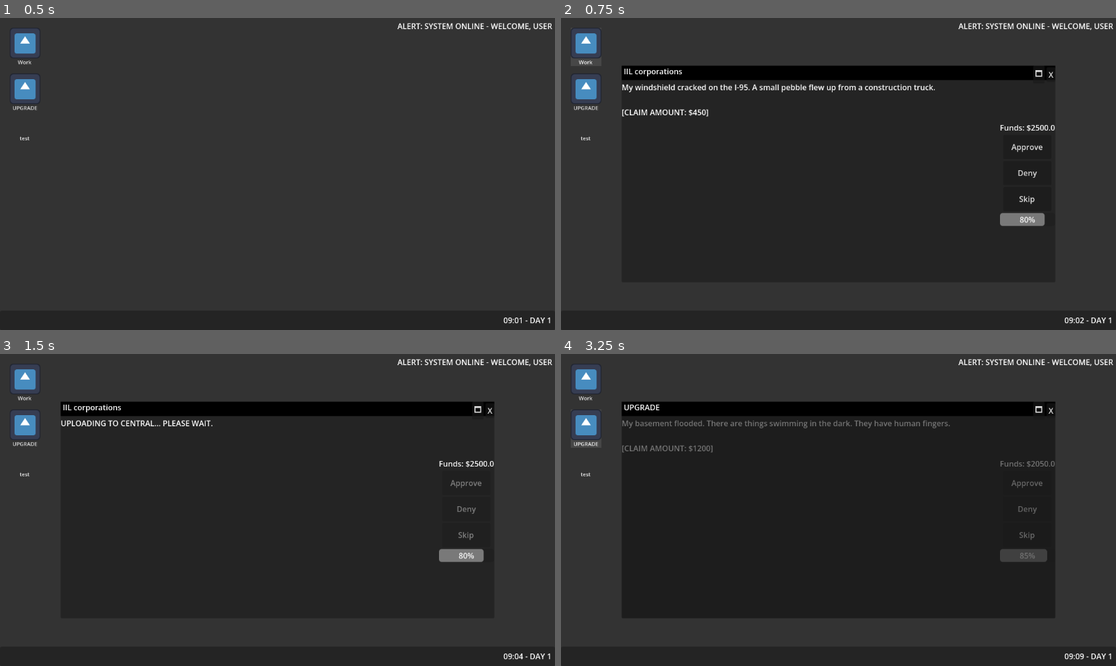
Above: before the commit, frames 1-4 (two rows, left to right).
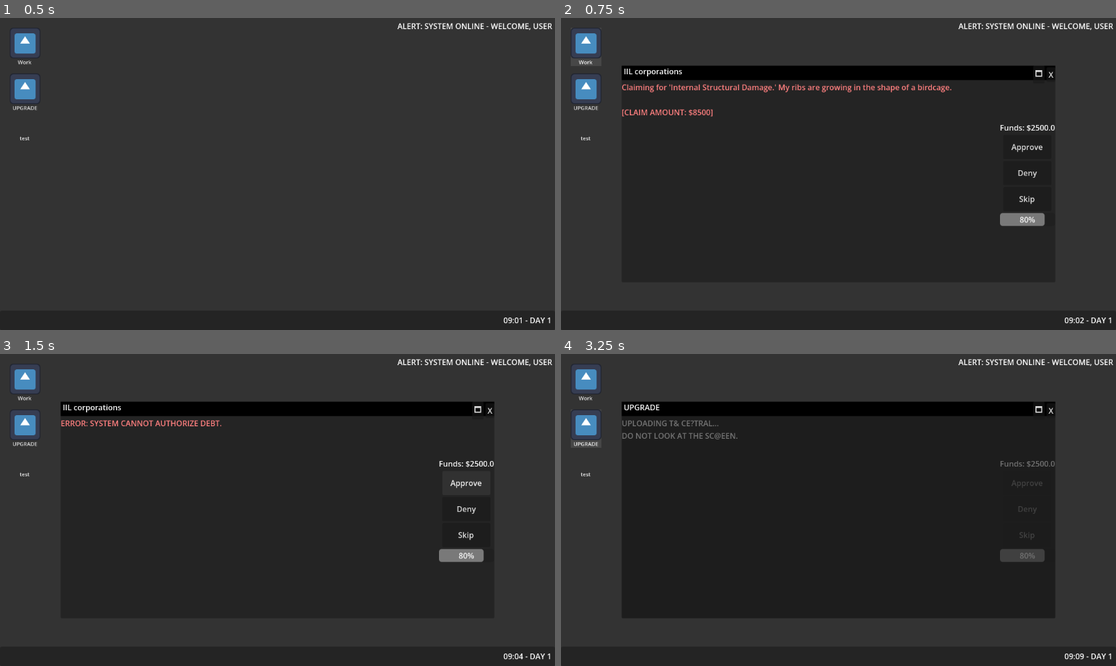
Above: after the commit, the same moments.

Repository: IIL-tester/horror_empolyment
Game: Godot game, scene res://scenes/game.tscn
Same seed, same stepped clock (60 frames per second), same inputs: the game is played once before the commit and once after it. The engine's default icon, where the game draws it, is replaced by a stand-in: a white triangle on a blue panel in a dark square.
Inputs (mouse positions are in pixels of both pictures, inside the frame that each line leads up to):
- Up to frame 1 (0.5 s): no input
- Up to frame 2 (0.75 s): click "Work" at 0.5 s
- Up to frame 3 (1.5 s): click "Approve" at 1.25 s
- Up to frame 4 (3.25 s): click (1027, 510) at 2 s, where only the run after the commit has a clickable "Deny"; click "UPGRADE" at 2.75 s

Frame 1 is identical in both runs. In frame 2, 1.0% of the frame differs, in the area x 11-71%, y 21-32%; in frame 3, 0.6%; in frame 4, 0.9%.

Commit message:
More Letters with Glitches

Diff:
--- a/scenes/game.tscn
+++ b/scenes/game.tscn
@@ -133,6 +133,7 @@
 
 [node name="daily_funds" type="Label" parent="window/IIL corporations/content/main_buttons" unique_id=405515489]
 layout_mode = 2
+horizontal_alignment = 1
 
 [node name="approve" type="Button" parent="window/IIL corporations/content/main_buttons" unique_id=154722603]
 custom_minimum_size = Vector2(100, 50)
@@ -208,6 +209,7 @@
 text = "🗖"
 
 [node name="UPGRADE" type="PanelContainer" parent="window" unique_id=865254750]
+visible = false
 custom_minimum_size = Vector2(900, 450)
 anchors_preset = 8
 anchor_left = 0.5
--- a/scripts/iil_corporations.gd
+++ b/scripts/iil_corporations.gd
@@ -7,30 +7,43 @@
 @onready var happiness_level: ProgressBar = $content/main_buttons/happiness_level
 @onready var letter_label: Label = $content/Letter
 
+# --- Game Balance Variables ---
 var starting_funds: float = 2500.0
 var conversion_rate: float = 10.0
 var current_funds: float = 0.0
 var current_happiness: float = 80.0
-var drain_speed: float = 0.33
-var inactivity_limit: float = 5.0
+var drain_speed: float = 0.4
+var inactivity_limit: float = 4.0
 var time_since_last_action: float = 0.0
 var processing_active: bool = false
 var shift_complete: bool = false
 
-var letters: Array = [
+# --- Shift Logic ---
+var active_shift_deck: Array = []
+var current_letter_index: int = 0
+var letters_per_shift: int = 6
+
+var master_letters: Array = [
 	{"text": "My windshield cracked on the I-95. A small pebble flew up from a construction truck.", "cost": 450, "impact": 5},
+	{"text": "A tree branch fell on my roof during the storm. No structural damage, just shingles.", "cost": 600, "impact": 8},
+	{"text": "Claiming for a lost suitcase during my flight to Denver. It contained mostly socks.", "cost": 150, "impact": 5},
+	{"text": "Requesting a refund for a spoiled gallon of milk. It expired two days before the date.", "cost": 4, "impact": 5},
 	{"text": "My basement flooded. There are things swimming in the dark. They have human fingers.", "cost": 1200, "impact": 15},
-	{"text": "The claim is for my husband. He didn't die, he just... thinned out. He's under the rug now.", "cost": 5000, "impact": 20},
-	{"text": "Requesting a refund for a spoiled gallon of milk. It expired two days before the date.", "cost": 4, "impact": 5},
 	{"text": "Reimbursement for 40lbs of industrial salt. The circles must stay unbroken.", "cost": 80, "impact": 10},
 	{"text": "I can't stop seeing the face in the static of my TV. Does the policy cover 'Cognitive Contamination'?", "cost": 300, "impact": 12},
-	{"text": "A tree branch fell on my roof during the storm. No structural damage, just shingles.", "cost": 600, "impact": 8},
+	{"text": "The claim is for my husband. He didn't die, he just... thinned out. He's under the rug now.", "cost": 5000, "impact": 20},
 	{"text": "My house has grown a new room overnight. There is no door, but I can hear scratching from inside.", "cost": 4500, "impact": 25},
-	{"text": "Claiming for a lost suitcase during my flight to Denver. It contained mostly socks.", "cost": 150, "impact": 5}
+	{"text": "Claiming for 'Internal Structural Damage.' My ribs are growing in the shape of a birdcage.", "cost": 8500, "impact": 40},
+	{"text": "The previous claims adjuster promised me a payout. He sounded like he was underwater.", "cost": 900, "impact": 15},
+	{"text": "I am claiming for the loss of my reflection. I walked past a mirror and it just stayed there.", "cost": 0, "impact": 30},
+	{"text": "Emergency extraction requested. The walls of my cubicle are getting closer.", "cost": 2200, "impact": 20},
+	{"text": "My son replaced his eyes with marbles. He says the 'Tall Man' likes the colors.", "cost": 1100, "impact": 18},
+	{"text": "Requesting funds for a 'Silence Perimeter.' The neighbors are screaming, but their mouths are sewn shut.", "cost": 3000, "impact": 22},
+	{"text": "I found a hole in the backyard. It isn't a hole. It's a throat. It's asking for a down payment.", "cost": 666, "impact": 13}
 ]
-var current_letter_index: int = 0
 
 func _ready() -> void:
+	randomize()
 	reset_for_new_shift()
 
 func reset_for_new_shift() -> void:
@@ -40,13 +53,18 @@
 	shift_complete = false
 	processing_active = false
 	time_since_last_action = 0.0
+
+	active_shift_deck = master_letters.duplicate()
+	active_shift_deck.shuffle()
+	active_shift_deck = active_shift_deck.slice(0, letters_per_shift)
+
 	approve.show(); deny.show(); skip.show()
 	approve.disabled = false; deny.disabled = false; skip.disabled = false
 	set_process(true)
 	update_ui()
 
 func _process(delta: float) -> void:
-	if current_letter_index < letters.size() and not processing_active and not shift_complete:
+	if current_letter_index < active_shift_deck.size() and not processing_active and not shift_complete:
 		time_since_last_action += delta
 		if time_since_last_action >= inactivity_limit:
 			current_happiness -= drain_speed * delta
@@ -58,73 +76,109 @@
 func update_ui() -> void:
 	daily_funds_label.text = "Funds: $" + str(snapped(current_funds, 0.01))
 	happiness_level.value = current_happiness
-	if current_letter_index < letters.size():
-		var l = letters[current_letter_index]
+
+	# Reset any glitch visuals
+	letter_label.pivot_offset = Vector2.ZERO
+	letter_label.rotation = 0
+
+	if current_letter_index < active_shift_deck.size():
+		var l = active_shift_deck[current_letter_index]
 		letter_label.text = l["text"] + "\n\n[CLAIM AMOUNT: $" + str(l["cost"]) + "]"
+		letter_label.modulate = Color(1, 0.5, 0.5) if l["impact"] > 25 else Color(1, 1, 1)
 	else:
 		_end_shift()
 
 func process_decision(choice: String) -> void:
-	if current_letter_index >= letters.size() or processing_active or shift_complete: return
-	var l = letters[current_letter_index]
+	if current_letter_index >= active_shift_deck.size() or processing_active or shift_complete:
+		return
+
+	var l = active_shift_deck[current_letter_index]
 
 	if choice == "approve" and current_funds < l["cost"]:
-		letter_label.text = "ERROR: INSUFFICIENT FUNDS."
+		letter_label.text = "ERROR: SYSTEM CANNOT AUTHORIZE DEBT."
 		return
 
 	processing_active = true
+	time_since_last_action = 0.0
 	approve.disabled = true; deny.disabled = true; skip.disabled = true
-	letter_label.text = "UPLOADING TO CENTRAL... PLEASE WAIT."
-	await get_tree().create_timer(randf_range(1.0, 2.0)).timeout
+
+	var glitch_intensity = 0.0
+	if l["impact"] > 15:
+		glitch_intensity = float(l["impact"]) / 40.0
+
+	await _run_upload_sequence(glitch_intensity)
 
 	match choice:
 		"approve":
-			current_happiness += l["impact"]
+			current_happiness = clamp(current_happiness + l["impact"], 0, 100)
 			current_funds -= l["cost"]
 		"deny":
-			current_happiness -= (l["impact"] * 0.5)
+			current_happiness -= (l["impact"] * 0.6)
 		"skip":
-			current_happiness -= 10.0
+			current_happiness -= 15.0
 
 	current_letter_index += 1
 	processing_active = false
 	approve.disabled = false; deny.disabled = false; skip.disabled = false
 	update_ui()
 
+func _run_upload_sequence(intensity: float) -> void:
+	var base_text = "UPLOADING TO CENTRAL... \nDO NOT LOOK AT THE SCREEN."
+	var chars = "01#?!@$%&*"
+	var hidden_messages = ["HE IS WATCHING", "WHY DID YOU SIGN?", "IT TASTES LIKE COPPER", "IGNORE THE TEETH"]
+
+	var duration = 1.2 + (intensity * 1.5)
+	var elapsed = 0.0
+
+	letter_label.modulate = Color(1, 1, 1)
+
+	while elapsed < duration:
+		var frame_text = base_text
+
+		if intensity > 0.3 and randf() < 0.05:
+			frame_text = hidden_messages[randi() % hidden_messages.size()]
+		elif intensity > 0.1 and randf() < intensity:
+			# FIX: Convert to Array explicitly and use length() for strings
+			var text_array = Array(frame_text.split(""))
+			for i in range(3):
+				if text_array.size() > 0:
+					var pos = randi() % text_array.size()
+					text_array[pos] = chars[randi() % chars.length()]
+			frame_text = "".join(text_array)
+
+		letter_label.text = frame_text
+
+		if intensity > 0.1:
+			letter_label.pivot_offset = Vector2(randf_range(-10, 10) * intensity, randf_range(-10, 10) * intensity)
+
+		var wait = randf_range(0.05, 0.1)
+		await get_tree().create_timer(wait).timeout
+		elapsed += wait
+
+	letter_label.pivot_offset = Vector2.ZERO
+
 func _end_shift() -> void:
 	shift_complete = true
 	set_process(false)
-
 	var paycheck = int(floor(current_happiness * conversion_rate))
 	approve.hide(); deny.hide(); skip.hide()
 
-	# IMPROVED FINDER: Search for the node that actually has the trigger_time_skip method
-	var desktop = null
+	# Recursively search for a parent that can handle the time skip
+	var desktop = self
+	while desktop != null:
+		if desktop.has_method("trigger_time_skip"):
+			desktop.trigger_time_skip()
+			break
+		desktop = desktop.get_parent()
 
-	# Try the Scene Tree Root first
-	desktop = get_tree().root.find_child("game", true, false)
-
-	# If that fails, look for the parent of the window folder (usually the Desktop)
-	if not desktop or not desktop.has_method("trigger_time_skip"):
-		var node = self
-		while node != null:
-			if node.has_method("trigger_time_skip"):
-				desktop = node
-				break
-			node = node.get_parent()
-
-	if desktop:
-		desktop.trigger_time_skip()
-		print("Desktop found! Fast-forwarding...")
-	else:
-		print("CRITICAL ERROR: Desktop node not found!")
-
-	letter_label.text = "SHIFT COMPLETE.\nPaycheck: $" + str(paycheck) + "\n\nWAITING FOR NEXT DAY..."
+	letter_label.modulate = Color(1, 1, 1)
+	letter_label.text = "SHIFT COMPLETE.\nQuota Met.\nPaycheck: $" + str(paycheck) + "\n\nREST IS MANDATORY."
 
 func _trigger_game_over() -> void:
 	set_process(false)
 	shift_complete = true
-	letter_label.text = "TERMINATED. ACCESS REVOKED."
+	letter_label.modulate = Color(1, 0, 0)
+	letter_label.text = "TERMINATED.\nREASON: EMOTIONAL INSTABILITY.\nGOODBYE."
 	approve.hide(); deny.hide(); skip.hide()
 
 func _on_approve_pressed(): process_decision("approve")
Not shown, changed: git_commands.txt
